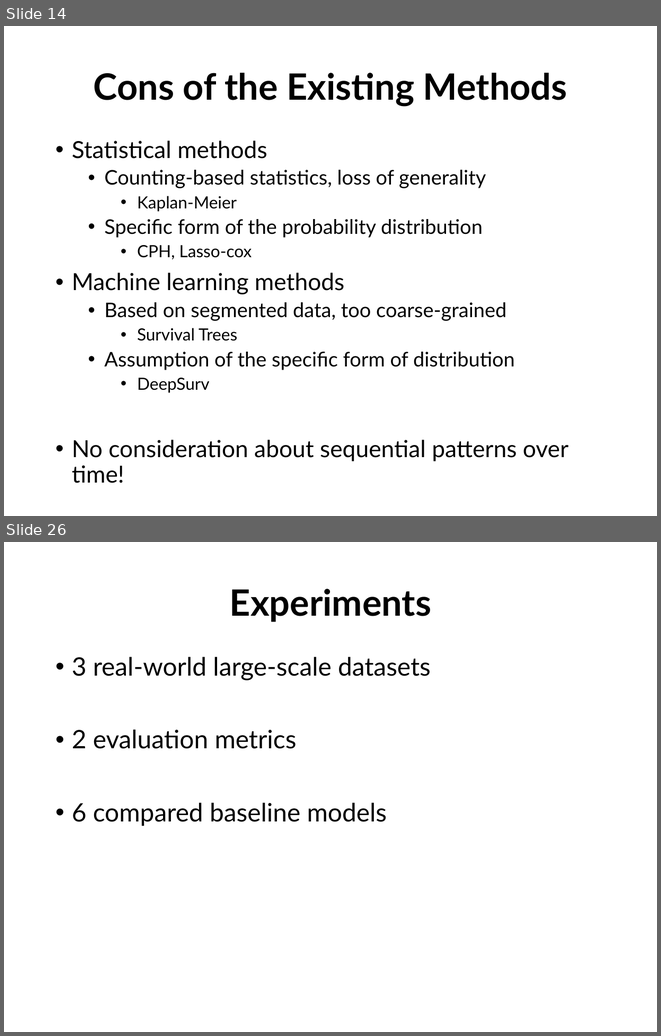
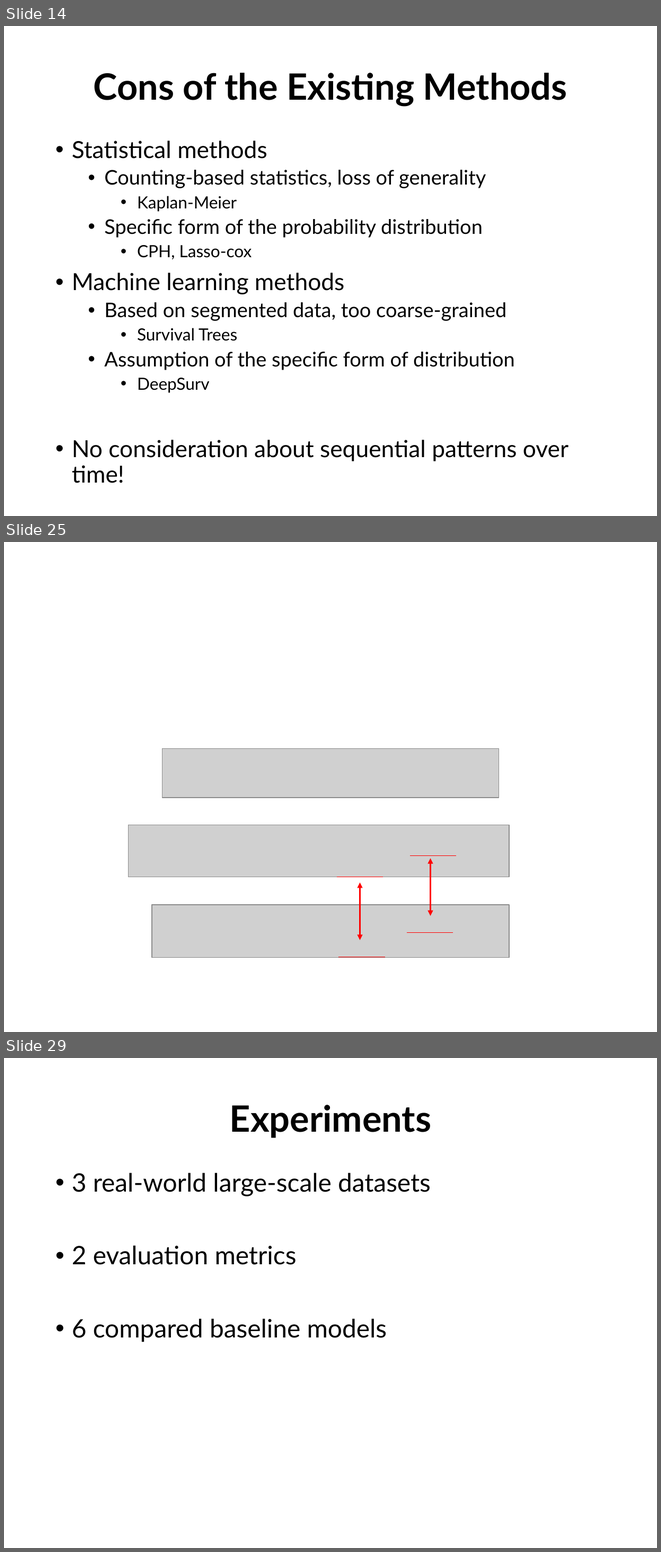
Before and after one commit to rk2900/DRSA, a slide deck: deep-recurrent-survival-analysis.pptx. Shown one above the other, each under a label of ours: slides 14 and 26 before the commit, slides 14, 25 and 29 after it; the slides between them are not shown. The pictures are 661x1036 and 661x1552 pixels, drawn with LibreOffice and Linux fonts; fonts in the diff are those of the drawing; grey boxes stand for pictures; background and template pictures are left out. Boxes give left, top, right and bottom in pixels: in the first picture for what was removed or moved away, otherwise in the second. Text is boxed around its words. In the diff, an @@ line names an element or a change of style, - is before the commit and + after.

```diff
--- a/deep-recurrent-survival-analysis.pptx
+++ b/deep-recurrent-survival-analysis.pptx
@@ slide 25 added at [4,542,657,1032], background #FFFFFF @@
@@ picture added at [162,748,498,797] @@
@@ picture added at [128,824,509,876] @@
@@ line added from (410, 855) to (457, 855), #FF0000 0.5 pt @@
@@ double arrow added from (430, 858) to (430, 916), #FF0000 1.5 pt @@
@@ line added from (337, 876) to (383, 876), #FF0000 0.5 pt @@
@@ double arrow added from (360, 882) to (360, 940), #FF0000 1.5 pt @@
@@ picture added at [151,905,509,958] @@
@@ line added from (407, 933) to (453, 933), #FF0000 0.5 pt @@
@@ line added from (338, 956) to (385, 956), #FF0000 0.5 pt @@
@@ what was slide 26 is now slide 29 @@
```
Also in this commit, not shown: 10 slides changed, 5 other slides added, 3 slides removed.
